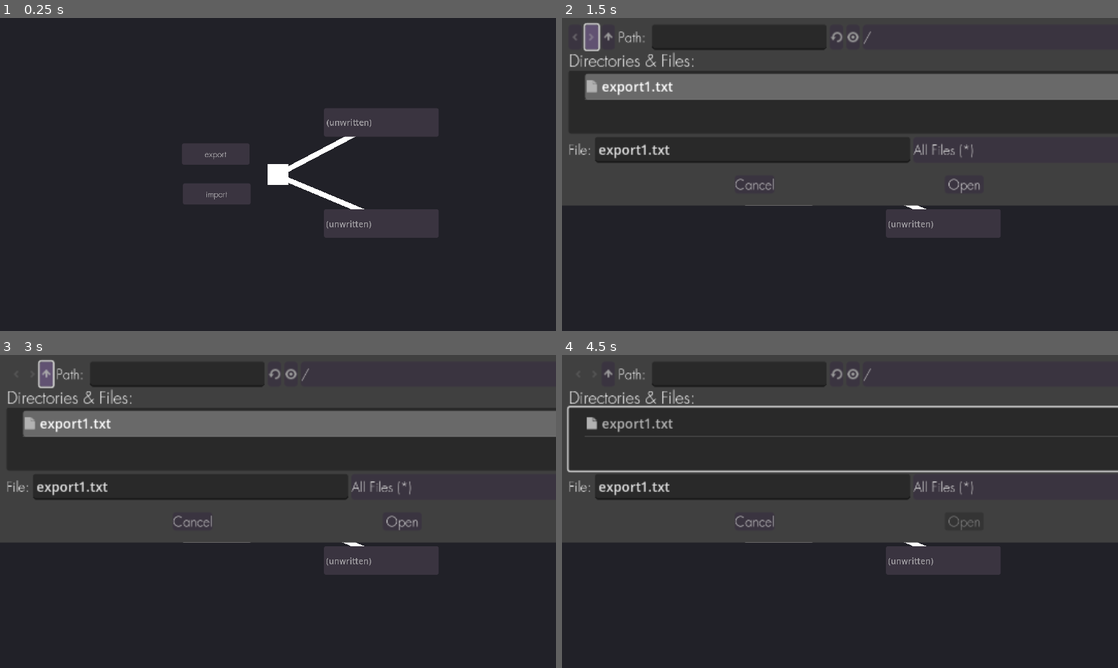
Above: before the commit, frames 1-4 (two rows, left to right).
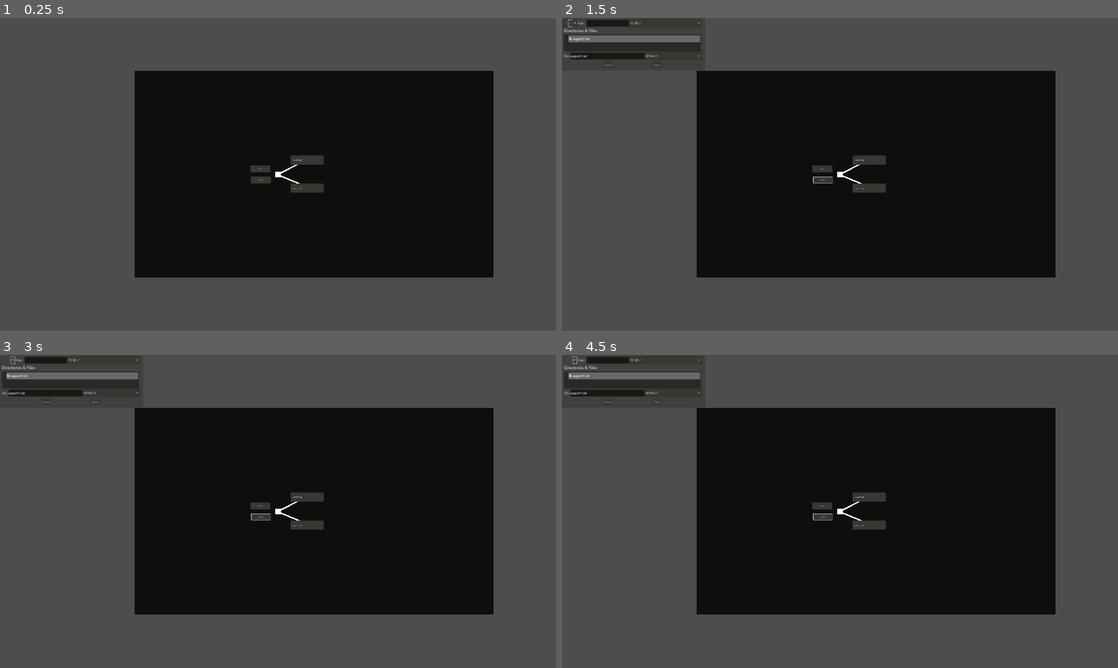
Above: after the commit, the same moments.

Repository: eqgy/understandingtree
Game: Godot game, scene res://understanding tree.tscn
Same seed, same stepped clock (60 frames per second), same inputs: the game is played once before the commit and once after it.
Inputs (mouse positions are in pixels of both pictures, inside the frame that each line leads up to; where the layout moved, square brackets give the same spot in the first picture):
- Up to frame 1 (0.25 s): no input
- Up to frame 2 (1.5 s): click "import" at 0.5 s; click (573, 24) [589, 36] at 1.25 s
- Up to frame 3 (3 s): click (11, 361) [27, 373] at 2 s; click (11, 361) [44, 373] at 2.75 s
- Up to frame 4 (4.5 s): click (573, 361) [606, 373] at 3.5 s; click (867, 495) [945, 458] at 4.25 s

The runs differ from the first frame. In frame 1, 100% of the frame differs, in the area x 0-100%, y 0-100%; in frame 2, 83%; in frame 3, 83%; in frame 4, 84%.

Commit message:
main menu and export screen

Diff:
--- /dev/null
+++ b/application iterations/iteration 1/export prompt.tscn
@@ -0,0 +1,64 @@
+[gd_scene load_steps=2 format=3 uid="uid://neem1u8tbw7y"]
+
+[ext_resource type="Theme" uid="uid://bosbvfdtv48xf" path="res://node theme.tres" id="1_2fger"]
+
+[node name="ExportPrompt" type="Node2D"]
+
+[node name="ColorRect" type="Panel" parent="."]
+texture_filter = 3
+anchors_preset = 8
+anchor_left = 0.5
+anchor_top = 0.5
+anchor_right = 0.5
+anchor_bottom = 0.5
+offset_left = -210.5
+offset_top = -112.0
+offset_right = 210.5
+offset_bottom = 112.0
+grow_horizontal = 2
+grow_vertical = 2
+theme = ExtResource("1_2fger")
+
+[node name="LineEdit" type="LineEdit" parent="ColorRect"]
+layout_mode = 1
+anchors_preset = 8
+anchor_left = 0.5
+anchor_top = 0.5
+anchor_right = 0.5
+anchor_bottom = 0.5
+offset_left = -152.0
+offset_top = -15.5
+offset_right = 152.0
+offset_bottom = 15.5
+grow_horizontal = 2
+grow_vertical = 2
+theme = ExtResource("1_2fger")
+placeholder_text = "name of file"
+alignment = 1
+
+[node name="Label" type="Label" parent="ColorRect"]
+layout_mode = 1
+anchors_preset = 8
+anchor_left = 0.5
+anchor_top = 0.5
+anchor_right = 0.5
+anchor_bottom = 0.5
+offset_left = -97.0
+offset_top = -81.0
+offset_right = 98.0
+offset_bottom = -25.0
+grow_horizontal = 2
+grow_vertical = 2
+theme = ExtResource("1_2fger")
+theme_override_font_sizes/font_size = 24
+text = "export as?"
+horizontal_alignment = 1
+
+[node name="Button" type="Button" parent="ColorRect"]
+layout_mode = 0
+offset_left = 343.5
+offset_top = 180.0
+offset_right = 407.5
+offset_bottom = 211.0
+theme = ExtResource("1_2fger")
+text = "okay"
--- a/application iterations/iteration 1/node theme.tres
+++ b/application iterations/iteration 1/node theme.tres
@@ -1,32 +1,72 @@
-[gd_resource type="Theme" load_steps=5 format=3 uid="uid://bosbvfdtv48xf"]
+[gd_resource type="Theme" load_steps=9 format=3 uid="uid://bosbvfdtv48xf"]
 
 [ext_resource type="FontFile" uid="uid://d3ftebbowlidb" path="res://Futura Light.ttf" id="1_c3wsk"]
+[ext_resource type="FontFile" uid="uid://pysn54ei55sn" path="res://futura-pt-cufonfonts/FuturaCyrillicBook.ttf" id="2_4y7yl"]
+[ext_resource type="FontFile" uid="uid://c140ss75l0y8h" path="res://futura-pt-cufonfonts/FuturaCyrillicMedium.ttf" id="3_djc6l"]
 
 [sub_resource type="StyleBoxFlat" id="StyleBoxFlat_olyi6"]
-bg_color = Color(0.380666, 0.319477, 0.447316, 1)
+bg_color = Color(0.215686, 0.215686, 0.203922, 1)
+corner_radius_top_left = 4
+corner_radius_top_right = 4
+corner_radius_bottom_right = 4
+corner_radius_bottom_left = 4
+expand_margin_left = 4.0
+expand_margin_top = 4.0
+expand_margin_right = 4.0
+expand_margin_bottom = 4.0
+
+[sub_resource type="StyleBoxFlat" id="StyleBoxFlat_g4ers"]
+bg_color = Color(0.217201, 0.215881, 0.204473, 1)
+border_color = Color(0.849719, 0.767631, 0.87436, 0.509804)
+corner_radius_top_left = 4
+corner_radius_top_right = 4
+corner_radius_bottom_right = 4
+corner_radius_bottom_left = 4
+expand_margin_left = 4.0
+expand_margin_top = 4.0
+expand_margin_right = 4.0
+expand_margin_bottom = 4.0
+
+[sub_resource type="StyleBoxFlat" id="StyleBoxFlat_xbbqy"]
+bg_color = Color(0.215686, 0.215686, 0.203922, 1)
+corner_radius_top_left = 4
+corner_radius_top_right = 4
+corner_radius_bottom_right = 4
+corner_radius_bottom_left = 4
+expand_margin_left = 4.0
+expand_margin_top = 4.0
+expand_margin_right = 4.0
+expand_margin_bottom = 4.0
+
+[sub_resource type="StyleBoxFlat" id="StyleBoxFlat_xji1o"]
+bg_color = Color(0.10259, 0.0952795, 0.0840824, 1)
 corner_radius_top_left = 4
 corner_radius_top_right = 4
 corner_radius_bottom_right = 4
 corner_radius_bottom_left = 4
 
-[sub_resource type="StyleBoxFlat" id="StyleBoxFlat_g4ers"]
-bg_color = Color(0.229108, 0.203842, 0.249519, 1)
-border_color = Color(0.849719, 0.767631, 0.87436, 0.509804)
-corner_radius_top_left = 4
-corner_radius_top_right = 4
-corner_radius_bottom_right = 4
-corner_radius_bottom_left = 4
-
-[sub_resource type="StyleBoxFlat" id="StyleBoxFlat_xbbqy"]
-bg_color = Color(0.26543, 0.223002, 0.311431, 1)
+[sub_resource type="StyleBoxFlat" id="StyleBoxFlat_b1ny6"]
+bg_color = Color(0.0613635, 0.0555308, 0.0467816, 1)
+border_width_left = 1
+border_width_top = 1
+border_width_right = 1
+border_width_bottom = 1
+border_color = Color(0, 0, 0, 1)
 corner_radius_top_left = 4
 corner_radius_top_right = 4
 corner_radius_bottom_right = 4
 corner_radius_bottom_left = 4
 
 [resource]
+default_font = ExtResource("3_djc6l")
+Button/font_sizes/font_size = 12
 Button/fonts/font = ExtResource("1_c3wsk")
 Button/styles/hover = SubResource("StyleBoxFlat_olyi6")
 Button/styles/normal = SubResource("StyleBoxFlat_g4ers")
 Button/styles/pressed = SubResource("StyleBoxFlat_xbbqy")
-Label/fonts/font = ExtResource("1_c3wsk")
+Label/colors/font_color = Color(0.791999, 0.791999, 0.791999, 1)
+Label/fonts/font = ExtResource("2_4y7yl")
+LineEdit/font_sizes/font_size = 16
+LineEdit/fonts/font = ExtResource("3_djc6l")
+LineEdit/styles/normal = SubResource("StyleBoxFlat_xji1o")
+Panel/styles/panel = SubResource("StyleBoxFlat_b1ny6")
--- a/application iterations/iteration 1/project.godot
+++ b/application iterations/iteration 1/project.godot
@@ -21,8 +21,9 @@
 
 [display]
 
-window/stretch/mode="canvas_items"
-window/stretch/scale=2.14
+window/size/viewport_width=1920
+window/size/viewport_height=1080
+window/stretch/mode="viewport"
 
 [input]
 
--- a/application iterations/iteration 1/start menu.tscn
+++ b/application iterations/iteration 1/start menu.tscn
@@ -1,6 +1,10 @@
-[gd_scene load_steps=2 format=3 uid="uid://ba1lnq4epkd03"]
+[gd_scene load_steps=4 format=3 uid="uid://ba1lnq4epkd03"]
 
 [ext_resource type="Theme" uid="uid://bosbvfdtv48xf" path="res://node theme.tres" id="1_ly54k"]
+[ext_resource type="FontFile" uid="uid://djsawrarxxi0r" path="res://futura-pt-cufonfonts/FuturaCyrillicBold.ttf" id="2_hhfrg"]
+
+[sub_resource type="StyleBoxFlat" id="StyleBoxFlat_ljio5"]
+bg_color = Color(0.129558, 0.129559, 0.129558, 1)
 
 [node name="StartMenu" type="Control"]
 layout_mode = 3
@@ -10,29 +14,80 @@
 grow_horizontal = 2
 grow_vertical = 2
 
-[node name="ColorRect" type="ColorRect" parent="."]
-layout_mode = 0
-offset_left = -99.0
-offset_top = -95.0
-offset_right = 1331.0
-offset_bottom = 838.0
-color = Color(0.0654113, 0.0632081, 0.0726516, 1)
+[node name="ColorRect" type="Panel" parent="."]
+layout_mode = 1
+anchors_preset = 15
+anchor_right = 1.0
+anchor_bottom = 1.0
+grow_horizontal = 2
+grow_vertical = 2
+theme = ExtResource("1_ly54k")
 
 [node name="Label" type="Label" parent="."]
 texture_filter = 3
+layout_mode = 1
+anchors_preset = 5
+anchor_left = 0.5
+anchor_right = 0.5
+offset_left = -362.0
+offset_right = 363.0
+offset_bottom = 206.0
+grow_horizontal = 2
+theme = ExtResource("1_ly54k")
+theme_override_fonts/font = ExtResource("2_hhfrg")
+theme_override_font_sizes/font_size = 60
+text = "UNDERSTANDING TREE"
+horizontal_alignment = 1
+vertical_alignment = 1
+
+[node name="Button" type="Button" parent="."]
 layout_mode = 1
 anchors_preset = 8
 anchor_left = 0.5
 anchor_top = 0.5
 anchor_right = 0.5
 anchor_bottom = 0.5
-offset_left = -250.0
-offset_top = -234.0
-offset_right = 246.0
-offset_bottom = -194.0
+offset_left = -146.0
+offset_top = 24.0
+offset_right = 145.0
+offset_bottom = 80.0
 grow_horizontal = 2
 grow_vertical = 2
 theme = ExtResource("1_ly54k")
-theme_override_font_sizes/font_size = 48
-text = "UNDERSTANDING TREE"
-horizontal_alignment = 1
+theme_override_font_sizes/font_size = 30
+text = "new"
+
+[node name="Button2" type="Button" parent="."]
+layout_mode = 1
+anchors_preset = 8
+anchor_left = 0.5
+anchor_top = 0.5
+anchor_right = 0.5
+anchor_bottom = 0.5
+offset_left = -146.0
+offset_top = 95.0
+offset_right = 145.0
+offset_bottom = 151.0
+grow_horizontal = 2
+grow_vertical = 2
+theme = ExtResource("1_ly54k")
+theme_override_font_sizes/font_size = 30
+text = "import"
+
+[node name="Button3" type="Button" parent="."]
+layout_mode = 1
+anchors_preset = 7
+anchor_left = 0.5
+anchor_top = 1.0
+anchor_right = 0.5
+anchor_bottom = 1.0
+offset_left = -57.0
+offset_top = -108.0
+offset_right = 59.0
+offset_bottom = -71.0
+grow_horizontal = 2
+grow_vertical = 0
+theme = ExtResource("1_ly54k")
+theme_override_font_sizes/font_size = 30
+theme_override_styles/normal = SubResource("StyleBoxFlat_ljio5")
+text = "exit"
--- a/application iterations/iteration 1/understanding tree.tscn
+++ b/application iterations/iteration 1/understanding tree.tscn
@@ -20,14 +20,14 @@
 offset_right = 40.0
 offset_bottom = 40.0
 
-[node name="ColorRect2" type="ColorRect" parent="Control"]
+[node name="ColorRect2" type="Panel" parent="Control"]
 z_index = -1
 layout_mode = 0
 offset_left = -991.0
 offset_top = -715.0
 offset_right = 1487.0
 offset_bottom = 711.0
-color = Color(0.130178, 0.128146, 0.158041, 1)
+theme = ExtResource("2_jsh6r")
 
 [node name="THE UNDERSTANDING TREE" type="Node2D" parent="."]
 texture_filter = 4
Binary file added: application iterations/iteration 1/futura-pt-cufonfonts/FuturaCyrillicBold.ttf
Not shown, added: application iterations/iteration 1/futura-pt-cufonfonts/FuturaCyrillicBold.ttf.import
Binary file added: application iterations/iteration 1/futura-pt-cufonfonts/FuturaCyrillicBook.ttf
Not shown, added: application iterations/iteration 1/futura-pt-cufonfonts/FuturaCyrillicBook.ttf.import
Binary file added: application iterations/iteration 1/futura-pt-cufonfonts/FuturaCyrillicDemi.ttf
Not shown, added: application iterations/iteration 1/futura-pt-cufonfonts/FuturaCyrillicDemi.ttf.import
Binary file added: application iterations/iteration 1/futura-pt-cufonfonts/FuturaCyrillicExtraBold.ttf
Not shown, added: application iterations/iteration 1/futura-pt-cufonfonts/FuturaCyrillicExtraBold.ttf.import
Binary file added: application iterations/iteration 1/futura-pt-cufonfonts/FuturaCyrillicHeavy.ttf
Not shown, added: application iterations/iteration 1/futura-pt-cufonfonts/FuturaCyrillicHeavy.ttf.import
Binary file added: application iterations/iteration 1/futura-pt-cufonfonts/FuturaCyrillicLight.ttf
Not shown, added: application iterations/iteration 1/futura-pt-cufonfonts/FuturaCyrillicLight.ttf.import
(and 2 more such lines)
